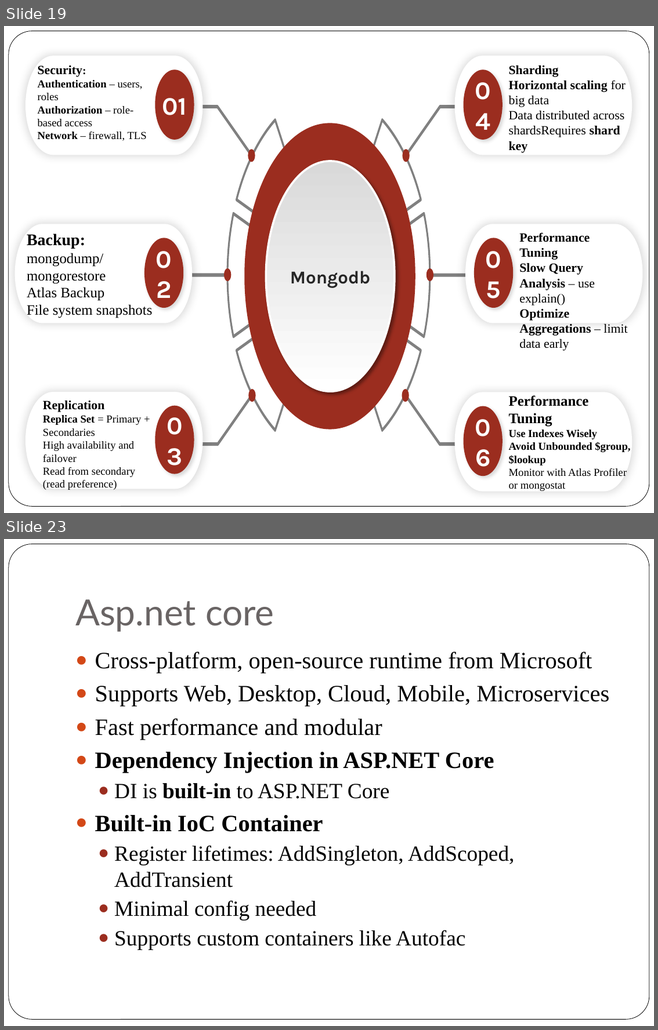
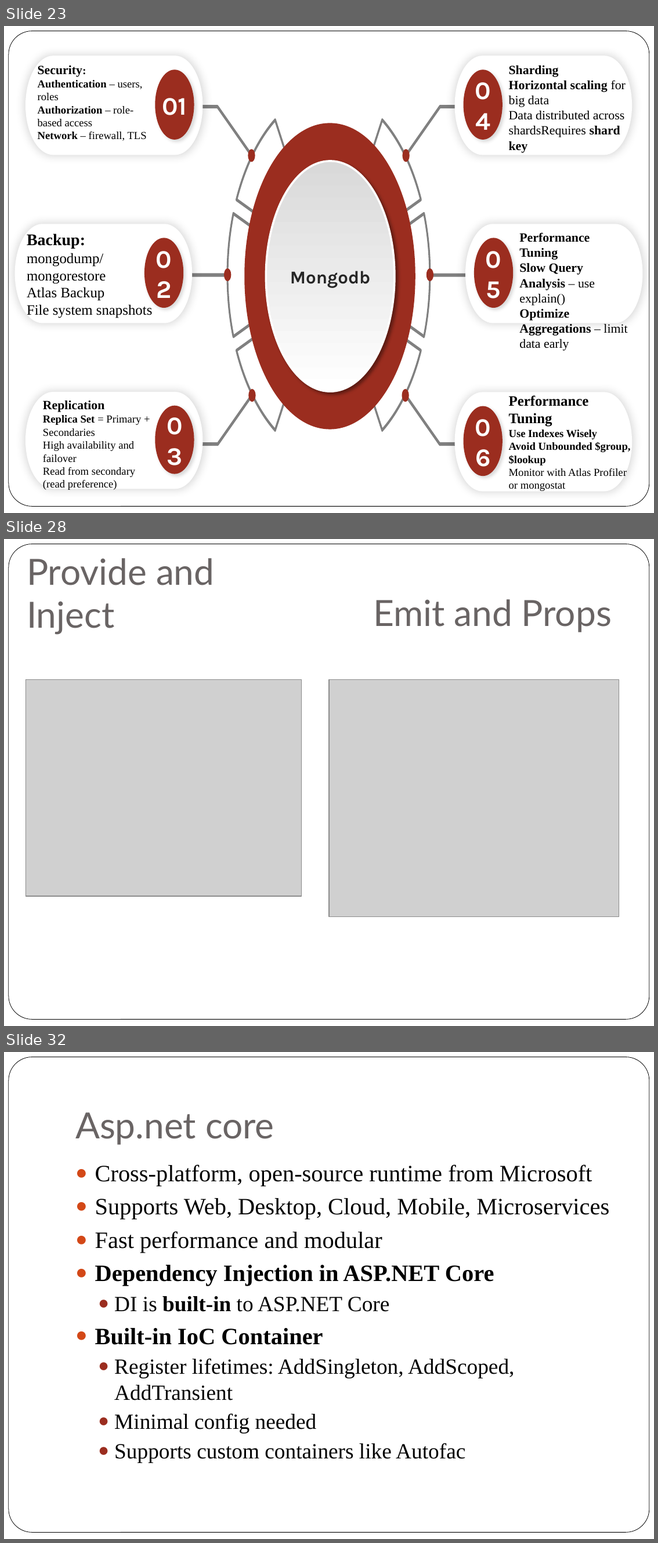
Before and after one commit to rosemarythomas994/VueR-assignment, a slide deck: Presentation Assignment.pptx. Shown one above the other, each under a label of ours: slides 19 and 23 before the commit, slides 23, 28 and 32 after it; the slides between them are not shown. The pictures are 658x1030 and 658x1543 pixels, drawn with LibreOffice and Linux fonts; fonts in the diff are those of the drawing; grey boxes stand for pictures. Boxes give left, top, right and bottom in pixels: in the first picture for what was removed or moved away, otherwise in the second. Text is boxed around its words. In the diff, an @@ line names an element or a change of style, - is before the commit and + after.

```diff
--- a/Presentation Assignment.pptx
+++ b/Presentation Assignment.pptx
@@ slide 28 added at box(4, 539, 654, 1026), background #FFFFFF; not listed: 1 template element that a slide beside it also shows @@
@@ title added at box(27, 558, 214, 635), 40 pt, text #696464 @@
+Provide and Inject
@@ text added at box(373, 599, 611, 632), 40 pt, text #696464 @@
+Emit and Props
@@ picture added at box(25, 680, 301, 896) @@
@@ picture added at box(329, 680, 619, 917) @@
@@ what was slide 19 is now slide 23 @@
@@ what was slide 23 is now slide 32 @@
```
Also in this commit, not shown: 6 slides changed, 12 other slides added, 4 slides removed, 20 other files.
